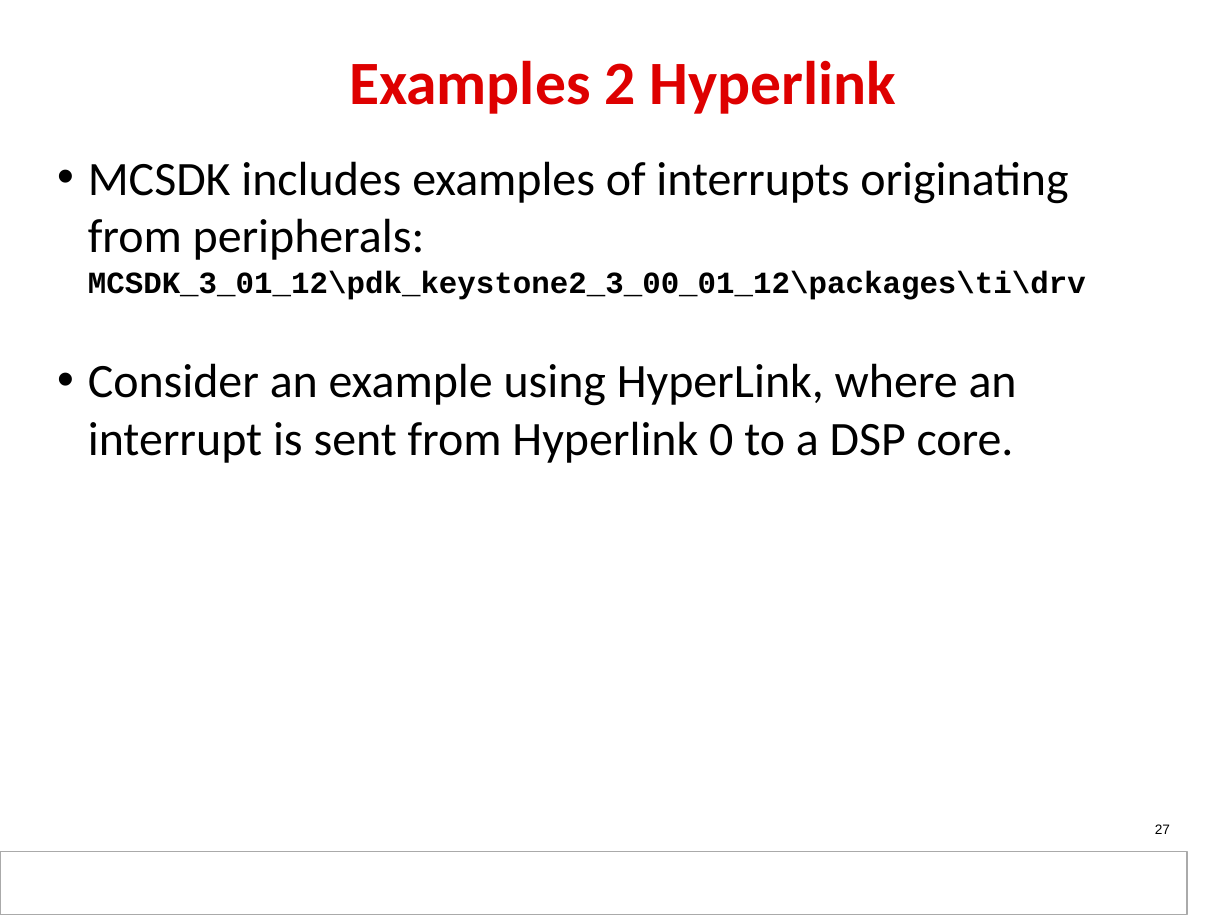
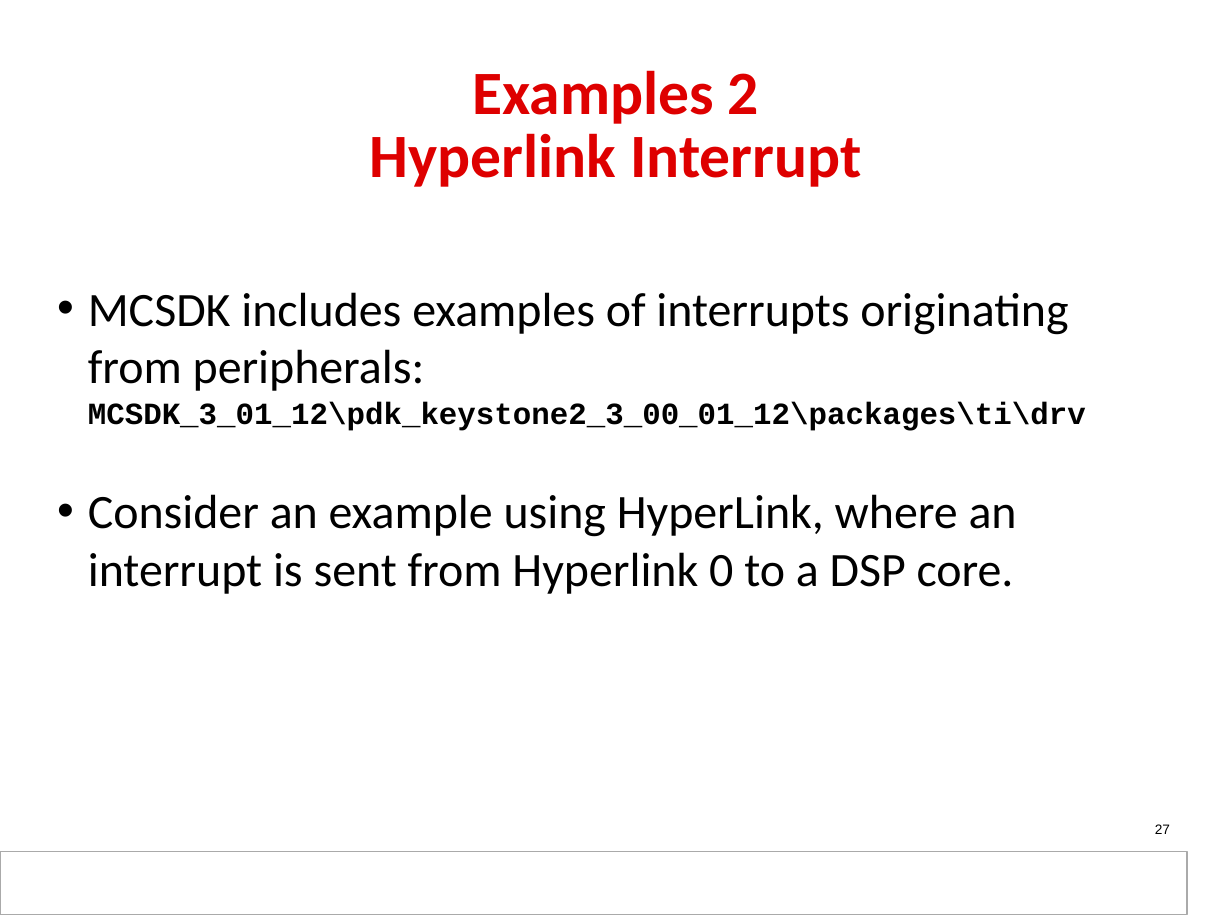
Before and after one commit to hari1989/keystone-workshop, a slide deck: slide 27 of slides/KeyStone_Interrupts.pptx. Drawn at 1232x924 pixels with LibreOffice and Linux fonts; fonts in the diff are those of the drawing; background and template pictures are left out. Boxes give left, top, right and bottom in pixels: in the first picture for what was removed or moved away, otherwise in the second. Text is boxed around its words. In the diff, an @@ line names an element or a change of style, - is before the commit and + after.

```diff
--- a/slides/KeyStone_Interrupts.pptx
+++ b/slides/KeyStone_Interrupts.pptx
@@ title at <box>370,70,861,187</box>: text changed @@
-Examples 2 Hyperlink
+Examples 2
+Hyperlink Interrupt
@@ text "MCSDK includes examples of interrupts ...": place and size @@
-text "MCSDK includes examples of interrupts ..." at <box>88,161,1086,463</box>
+text "MCSDK includes examples of interrupts ..." at <box>88,292,1086,594</box>
```
Also in this commit, not shown: 5 other slides changed, 4 slides added, 3 slides removed.
